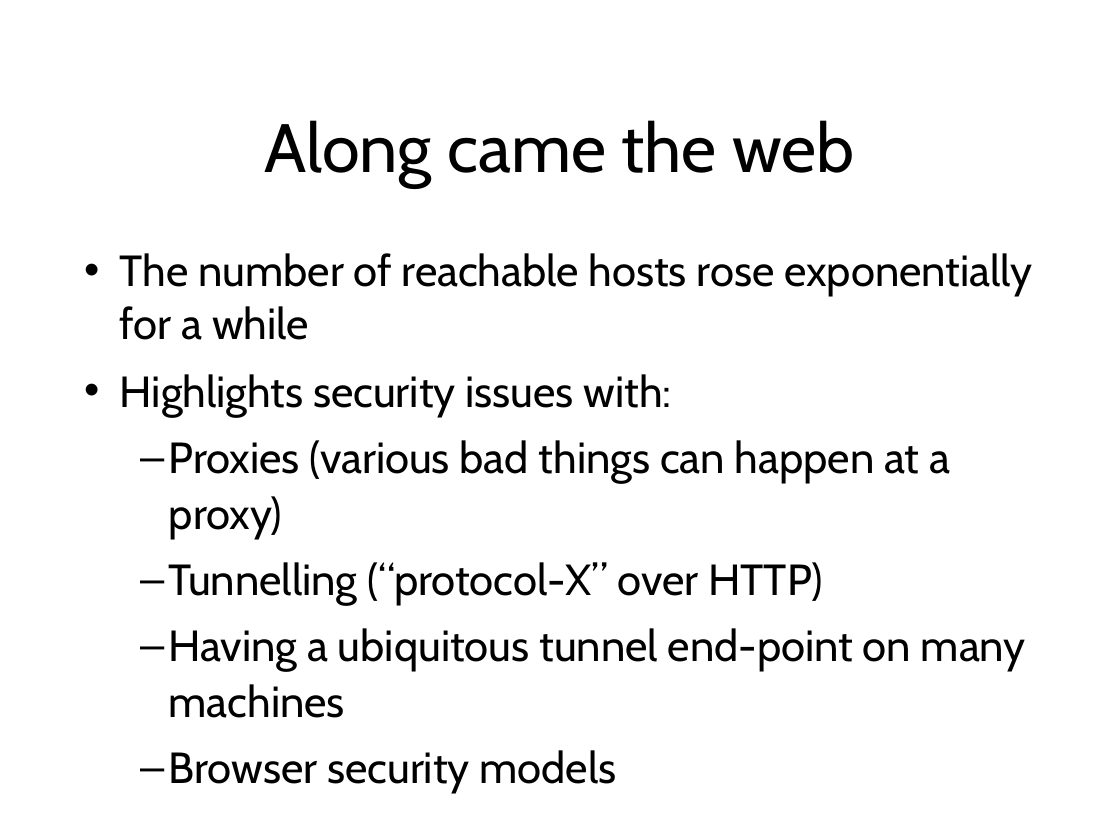
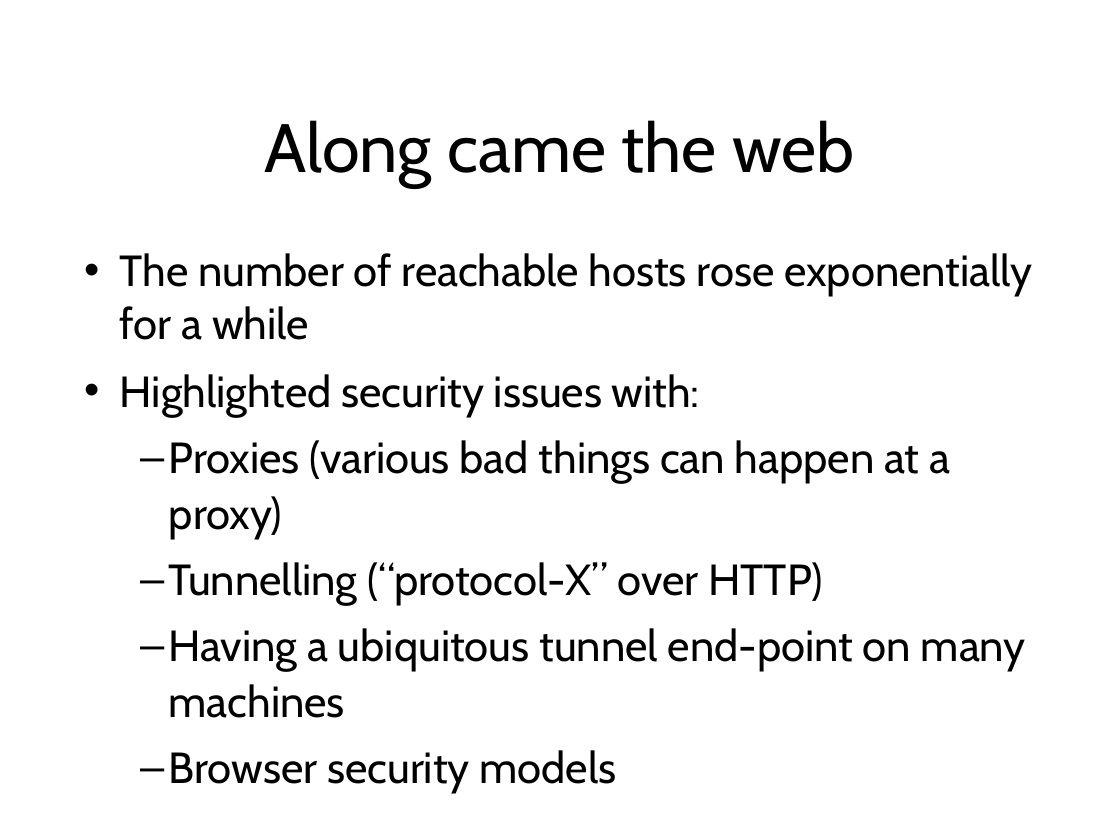
Before and after one commit to sftcd/cs7053, a slide deck: slide 25 of 2023lectures/02-concepts.odp (slide 26 before the commit). Drawn at 1120x840 pixels with LibreOffice and Linux fonts; fonts in the diff are those of the drawing. Boxes give left, top, right and bottom in pixels: in the first picture for what was removed or moved away, otherwise in the second. Text is boxed around its words. In the diff, an @@ line names an element or a change of style, - is before the commit and + after.

```diff
--- a/2023lectures/02-concepts.odp
+++ b/2023lectures/02-concepts.odp
@@ text at box(120, 374, 700, 417): text changed @@
-• Highlights security issues with:
+• Highlighted security issues with:
```
Also in this commit, not shown: 11 other slides changed, 1 slide removed, 2 other files.
